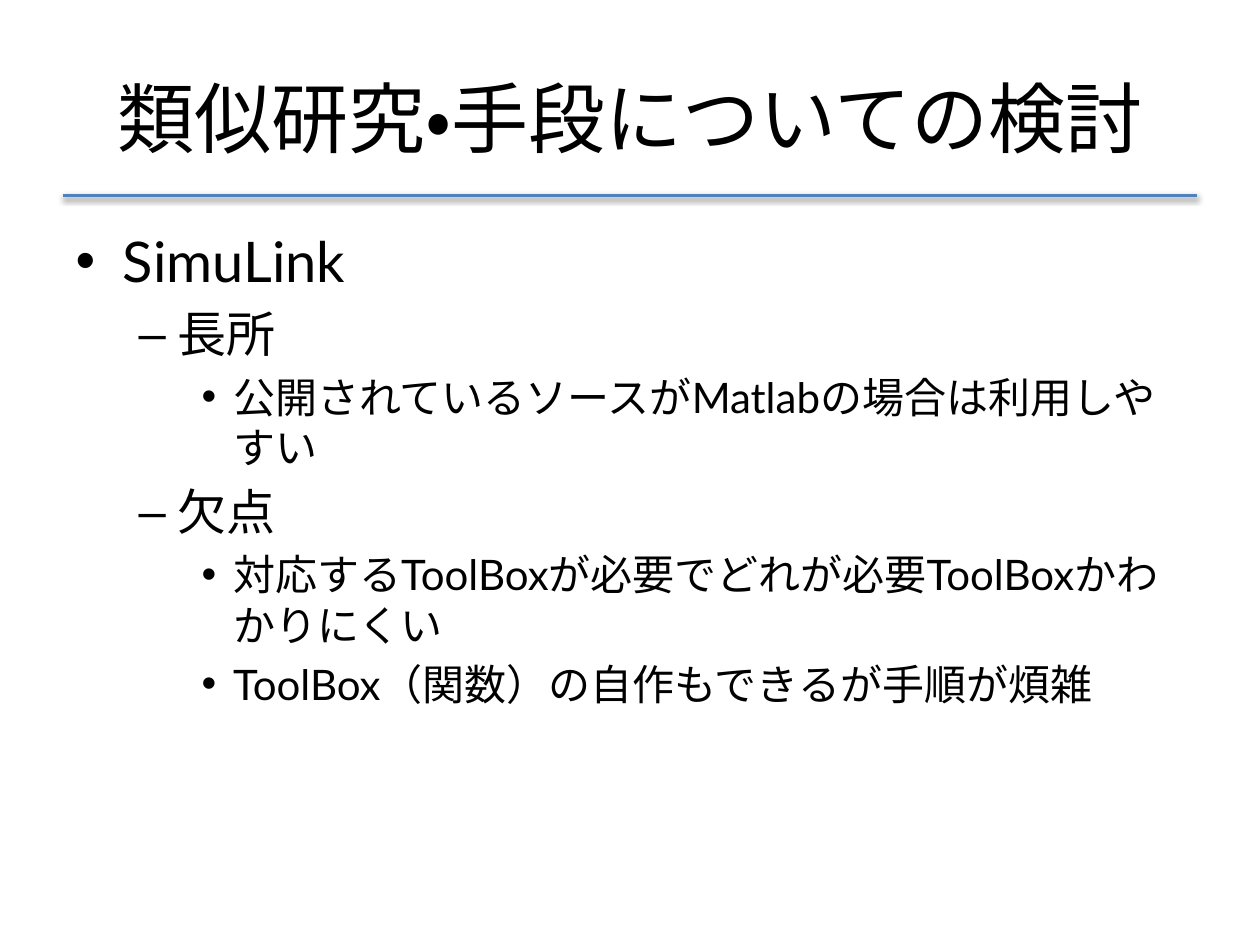
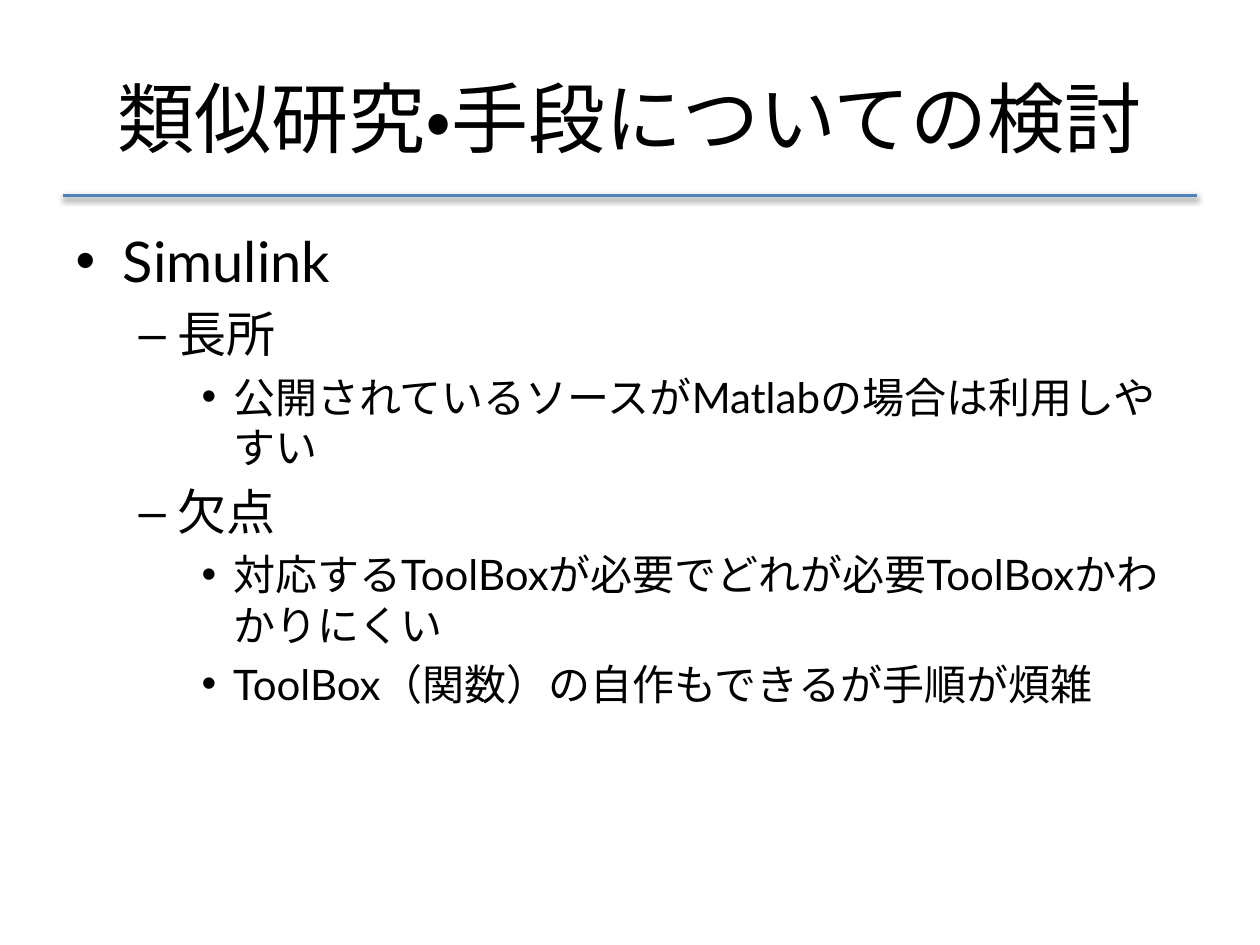
Before and after one commit to f-akazawa/akaz_uecdevelop, a slide deck: slide 14 of doc/中間発表資料.pptx. Drawn at 1260x945 pixels with LibreOffice and Linux fonts; fonts in the diff are those of the drawing. Boxes give left, top, right and bottom in pixels: in the first picture for what was removed or moved away, otherwise in the second. Text is boxed around its words. In the diff, an @@ line names an element or a change of style, - is before the commit and + after.

```diff
--- a/doc/中間発表資料.pptx
+++ b/doc/中間発表資料.pptx
@@ text at bbox=[123, 240, 330, 283]: text changed @@
-• SimuLink
+• Simulink
```
Also in this commit, not shown: 2 other slides changed, 1 slide added.
